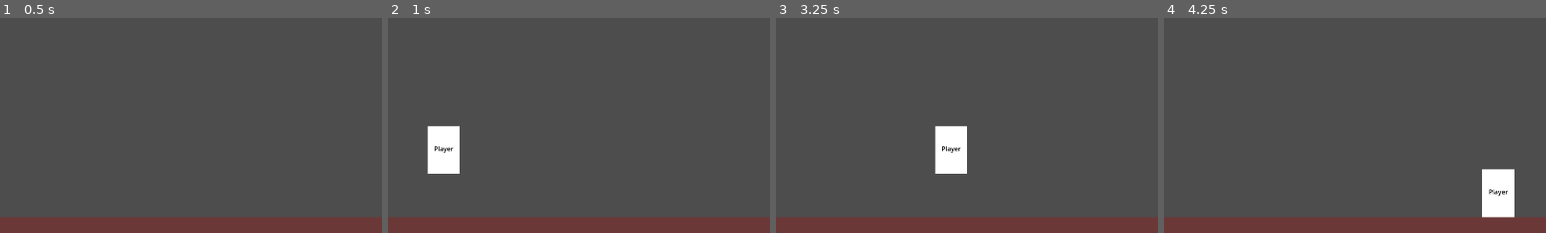
Above: before the commit, frames 1-4 (left to right).
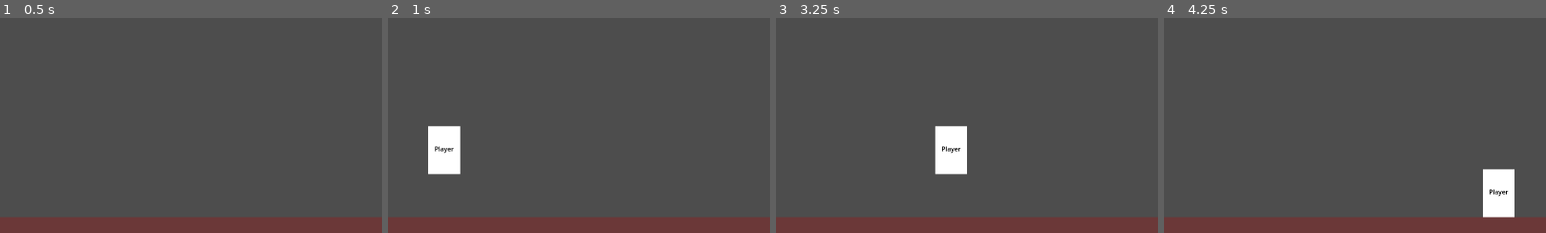
Above: after the commit, the same moments.

Repository: UnChiller/Github-Game-Off-2024
Game: Godot game, scene res://Scenes/world.tscn
The game is run twice, just before and just after one commit, with the same random seed, the same clock (stepped at 60 frames per second) and the same inputs.
Inputs:
- Up to frame 1 (0.5 s): no input
- Up to frame 2 (1 s): tap Enter at 0.5 s; hold Right (move_right) from 0.53 s (still down); tap C (jump) at 0.77 s
- Up to frame 3 (3.25 s): tap C (jump) at 1.52, 3.02 s; release Right (move_right) at 2.03 s; hold Left (move_left) 2.03-2.78 s; hold Right (move_right) from 2.78 s (still down)
- Up to frame 4 (4.25 s): keep holding Right (move_right); tap C (jump) at 3.77 s
The pictures show only the part of the screen within x 6-56%, y 50-100%; the shares and areas given below are measured in that part.

Frame 1 is identical in both runs. In frame 2, 0.2% of the frame differs, in the area x 10-19%, y 50-73%; in frame 3, less than 0.1%; in frame 4, 0.1%.

Commit message:
Changed project settings in Rendering > 2D > Snap to work better with low-res pixel art

Diff:
--- a/project.godot
+++ b/project.godot
@@ -54,3 +54,8 @@
 [physics]
 
 2d/default_gravity=1000.0
+
+[rendering]
+
+2d/snap/snap_2d_transforms_to_pixel=true
+2d/snap/snap_2d_vertices_to_pixel=true
